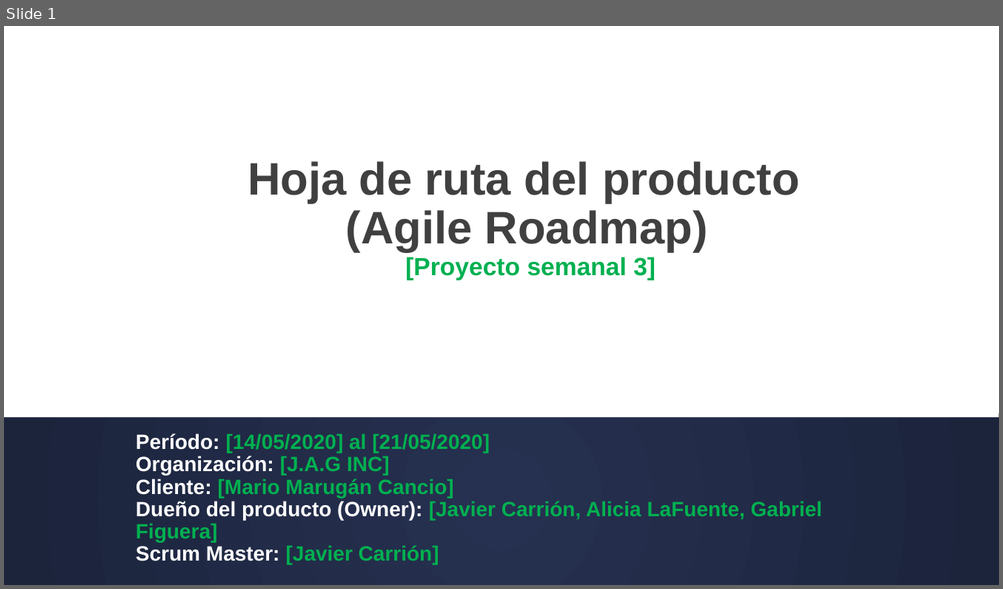
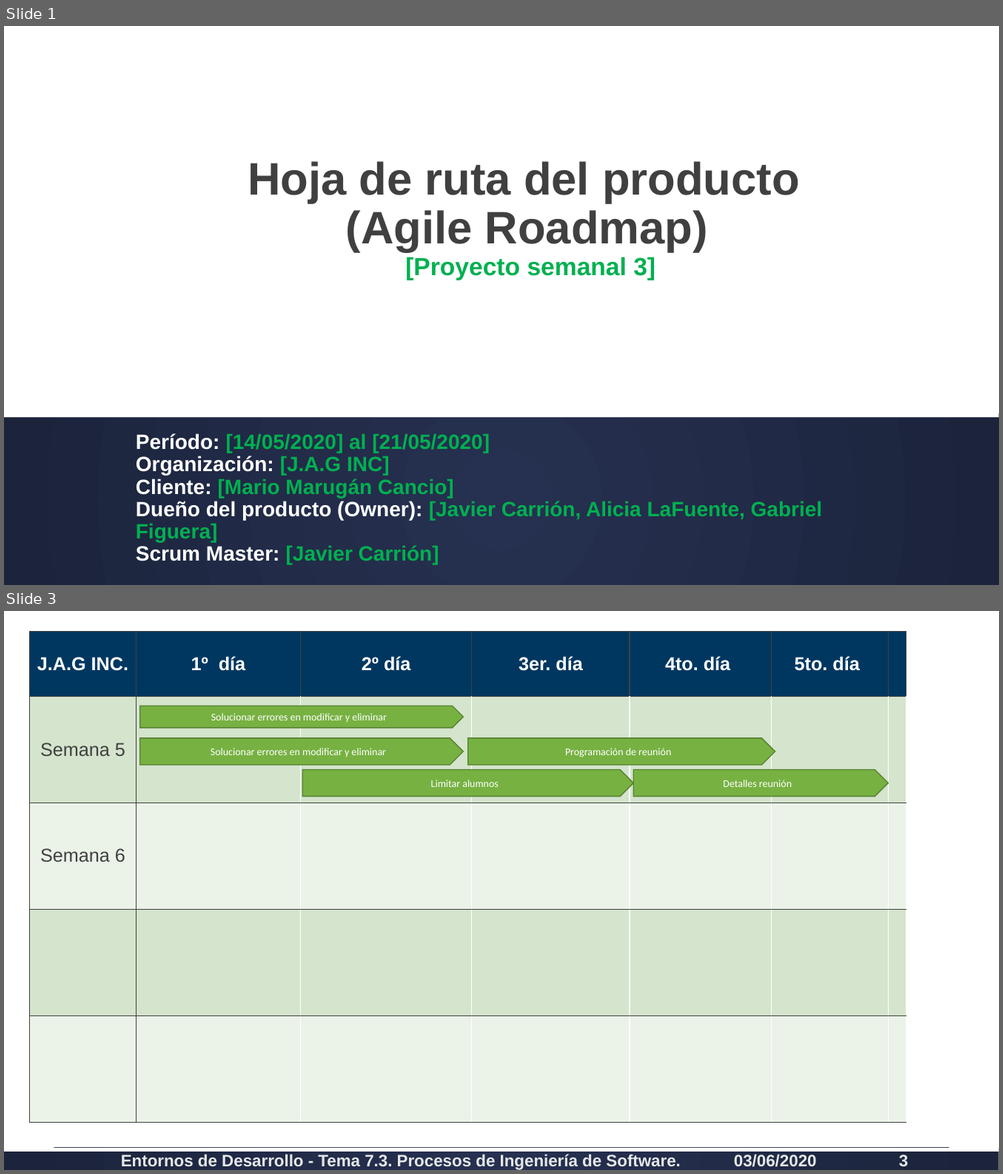
Before and after one commit to gef1412/FCT, a slide deck: Hoja de ruta del producto.pptx. Shown one above the other, each under a label of ours: slide 1 before the commit, slides 1 and 3 after it; the slides between them are not shown. The pictures are 1003x589 and 1003x1174 pixels, drawn with LibreOffice and Linux fonts; fonts in the diff are those of the drawing. Boxes give left, top, right and bottom in pixels: in the first picture for what was removed or moved away, otherwise in the second. Text is boxed around its words. In the diff, an @@ line names an element or a change of style, - is before the commit and + after.

```diff
--- a/Hoja de ruta del producto.pptx
+++ b/Hoja de ruta del producto.pptx
@@ slide 3 added at bbox=[4, 611, 999, 1170], background #FFFFFF @@
@@ table added at bbox=[29, 632, 905, 877], 5 rows, 7 columns @@
+J.A.G INC. | 1º día | 2º día | 3er. día | 4to. día | 5to. día | 
+Semana 5 |  |  |  |  |  | 
+Semana 6 |  |  |  |  |  | 
+ |  |  |  |  |  | 
+ |  |  |  |  |  | 
@@ pentagon arrow added at bbox=[140, 706, 463, 727], fill #77B142, outline #568130 1 pt, 10 pt, text #FFFFFF @@
+Solucionar errores en modificar y eliminar
@@ pentagon arrow added at bbox=[140, 738, 463, 766], fill #77B142, outline #568130 1 pt, 10 pt, text #FFFFFF @@
+Solucionar errores en modificar y eliminar
@@ pentagon arrow added at bbox=[468, 738, 775, 766], fill #77B142, outline #568130 1 pt, 10 pt, text #FFFFFF @@
+Programación de reunión
@@ pentagon arrow added at bbox=[302, 770, 633, 797], fill #77B142, outline #568130 1 pt, 10 pt, text #FFFFFF @@
+Limitar alumnos
@@ pentagon arrow added at bbox=[634, 770, 888, 797], fill #77B142, outline #568130 1 pt, 10 pt, text #FFFFFF @@
+Detalles reunión
@@ rectangle added at bbox=[4, 1148, 999, 1170], fill gradient #263050 to #1C243C @@
@@ rectangle added at bbox=[4, 1148, 999, 1152], fill #FFFFFF @@
@@ text added at bbox=[121, 1154, 680, 1170], 16 pt, text #E5E8E8, bold @@
+Entornos de Desarrollo - Tema 7.3. Procesos de Ingeniería de Software.
@@ text added at bbox=[734, 1154, 817, 1167], 16 pt, text #E5E8E8, bold @@
+03/06/2020
@@ page number added at bbox=[899, 1155, 908, 1167], 16 pt, text #E5E8E8, bold @@
+3
```
Also in this commit, not shown: 1 other slide changed, 34 other files.
